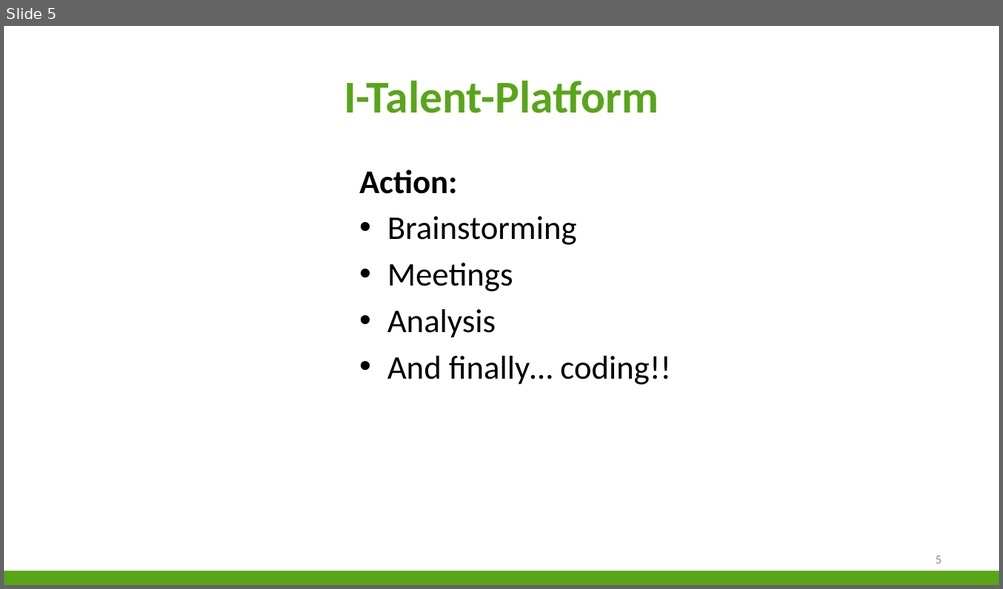
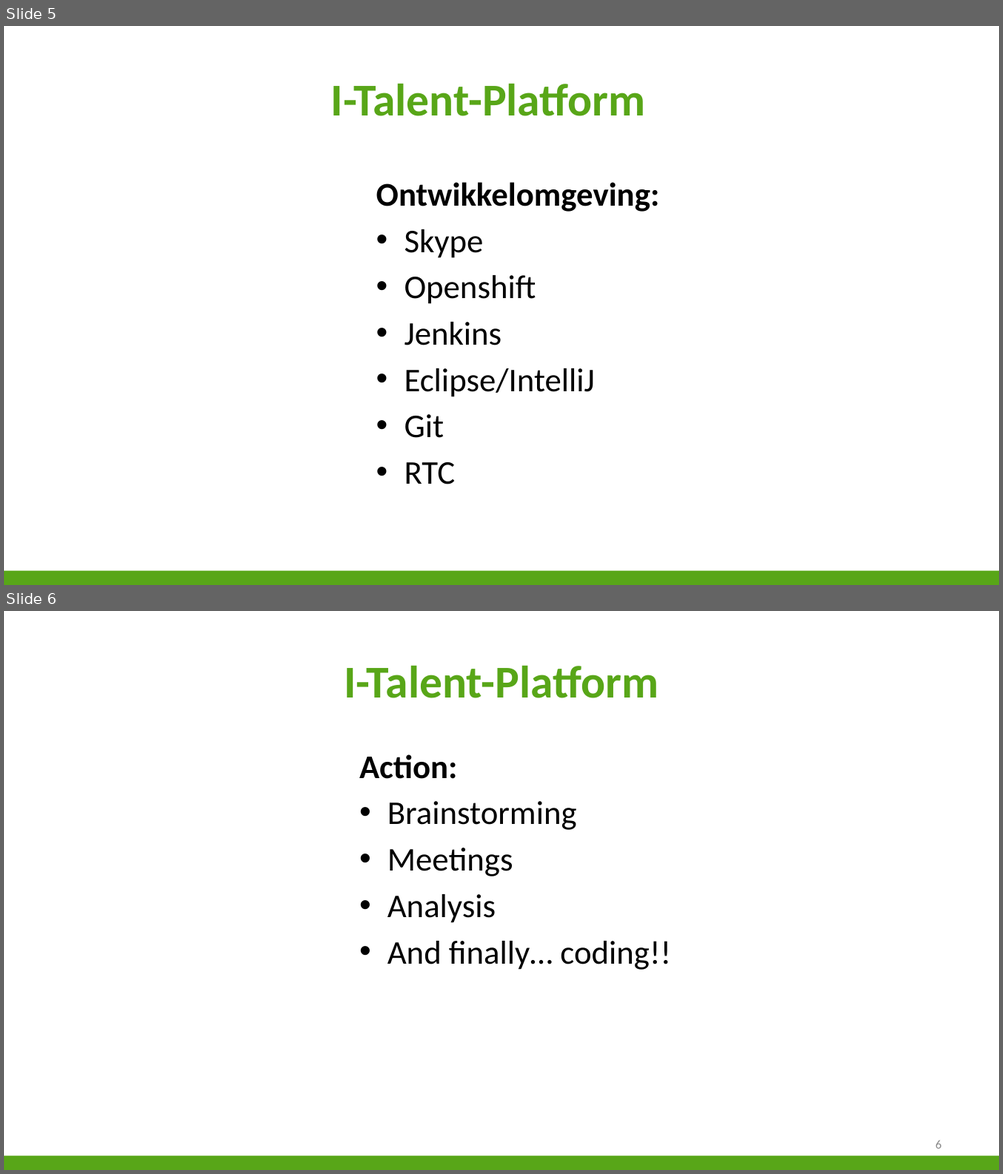
Before and after one commit to niekvandael/iTalent, a slide deck: italent/documents/Presentatie/Presentatie.pptx. Shown one above the other, each under a label of ours: slide 5 before the commit, slides 5 and 6 after it. The pictures are 1003x589 and 1003x1174 pixels, drawn with LibreOffice and Linux fonts; fonts in the diff are those of the drawing; background and template pictures are left out. Boxes give left, top, right and bottom in pixels: in the first picture for what was removed or moved away, otherwise in the second. Text is boxed around its words. In the diff, an @@ line names an element or a change of style, - is before the commit and + after.

```diff
--- a/italent/documents/Presentatie/Presentatie.pptx
+++ b/italent/documents/Presentatie/Presentatie.pptx
@@ slide 5 added at (4,26,999,585), background #FFFFFF; not listed: 1 template element that a slide beside it also shows @@
@@ title added at (331,83,646,116), 44 pt, text #58A618, bold @@
+I-Talent-Platform
@@ text added at (376,182,660,485), 32 pt, text #000000 @@
+Ontwikkelomgeving:
+• Skype
+• Openshift
+• Jenkins
+• Eclipse/IntelliJ
+• Git
+• RTC
@@ what was slide 5 is now slide 6 @@
@@ page number at (935,1141,941,1149): text changed @@
-5
+6
```
Also in this commit, not shown: 4 slides changed, 1 other file.
